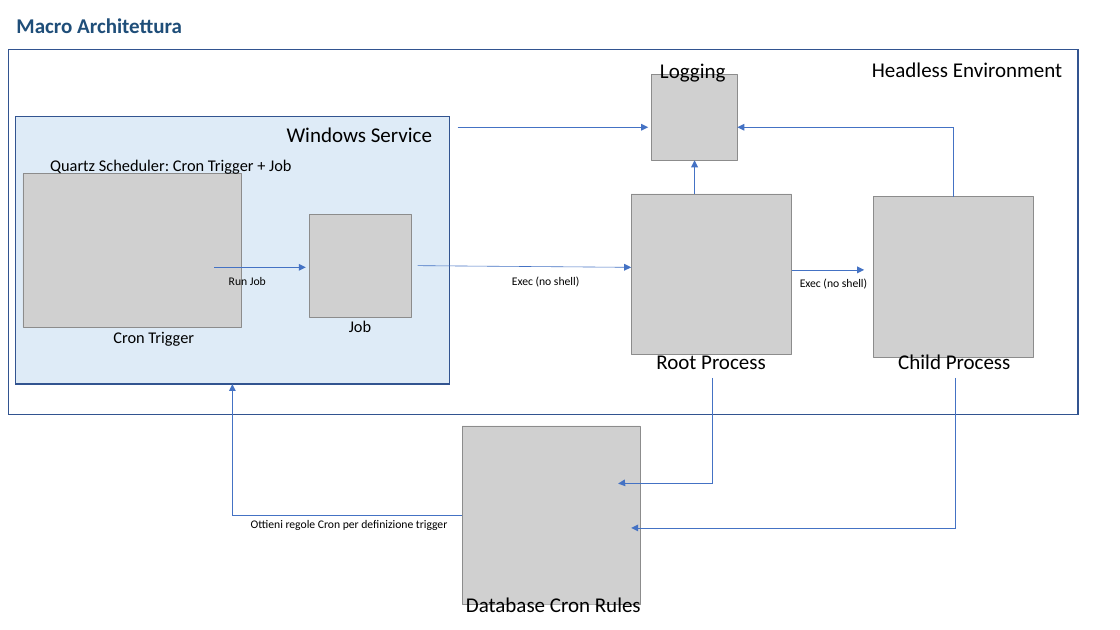
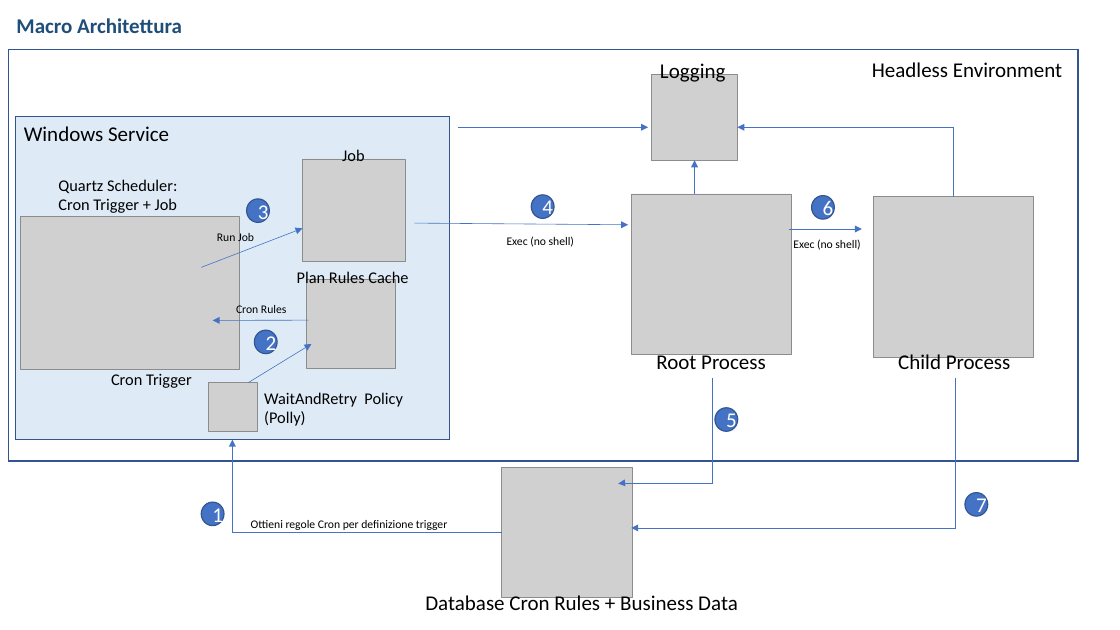
Before and after one commit to gimmi-tiozzo/Quartz.WindowsService, a slide deck: slide 1 of Documents/Quick_Analisi_V1.0.pptx. Drawn at 1120x630 pixels with LibreOffice and Linux fonts; fonts in the diff are those of the drawing; grey boxes stand for pictures. Boxes give left, top, right and bottom in pixels: in the first picture for what was removed or moved away, otherwise in the second. Text is boxed around its words. In the diff, an @@ line names an element or a change of style, - is before the commit and + after.

```diff
--- a/Documents/Quick_Analisi_V1.0.pptx
+++ b/Documents/Quick_Analisi_V1.0.pptx
@@ rectangle: place and size @@
-rectangle at [8, 50, 1079, 414]
+rectangle at [8, 50, 1079, 461]
@@ rectangle: place and size @@
-rectangle at [15, 117, 449, 384]
+rectangle at [15, 117, 449, 439]
@@ text "Windows Service": place and size @@
-text "Windows Service" at [287, 127, 432, 142]
+text "Windows Service" at [24, 126, 169, 141]
@@ text "Job": place and size @@
-text "Job" at [349, 320, 371, 332]
+text "Job" at [342, 149, 364, 161]
@@ text at [58, 179, 177, 213]: text changed @@
-Quartz Scheduler: Cron Trigger + Job
+Quartz Scheduler:
+Cron Trigger + Job
@@ picture: place and size @@
-picture at [309, 214, 412, 317]
+picture at [302, 159, 405, 261]
@@ ellipse added at [247, 199, 270, 223], fill #4472C4, outline #325491 1 pt, 18 pt, text #FFFFFF @@
+3
@@ ellipse added at [531, 195, 554, 218], fill #4472C4, outline #325491 1 pt, 18 pt, text #FFFFFF @@
+4
@@ ellipse added at [812, 196, 834, 219], fill #4472C4, outline #325491 1 pt, 18 pt, text #FFFFFF @@
+6
@@ picture: place and size @@
-picture at [23, 174, 241, 327]
+picture at [20, 216, 239, 369]
@@ arrow moved from (214, 267) - (306, 267) to (202, 267) - (302, 229) @@
@@ text "Run Job": place and size @@
-text "Run Job" at [229, 275, 266, 288]
+text "Run Job" at [217, 231, 254, 244]
@@ arrow moved from (418, 266) - (631, 267) to (414, 223) - (628, 225) @@
@@ text "Exec (no shell)": place and size @@
-text "Exec (no shell)" at [512, 276, 579, 287]
+text "Exec (no shell)" at [507, 236, 574, 247]
@@ text "Exec (no shell)": place and size @@
-text "Exec (no shell)" at [800, 278, 867, 289]
+text "Exec (no shell)" at [793, 239, 860, 250]
@@ arrow moved from (791, 270) - (865, 270) to (790, 229) - (862, 229) @@
@@ text added at [297, 271, 408, 288], 14 pt, text #000000 @@
+Plan Rules Cache
@@ picture added at [306, 280, 395, 369] @@
@@ arrow added from (308, 320) to (213, 320), #4472C4 0.5 pt @@
@@ text added at [236, 303, 286, 316], 10 pt, text #000000 @@
+Cron Rules
@@ arrow added from (249, 382) to (312, 344), #4472C4 0.5 pt @@
@@ ellipse added at [255, 330, 277, 354], fill #4472C4, outline #325491 1 pt, 18 pt, text #FFFFFF @@
+2
@@ text "Cron Trigger": place and size @@
-text "Cron Trigger" at [113, 332, 194, 346]
+text "Cron Trigger" at [111, 374, 192, 388]
@@ picture added at [208, 383, 257, 432] @@
@@ text added at [264, 392, 403, 426], 14 pt, text #000000 @@
+WaitAndRetry Policy
+(Polly)
@@ ellipse added at [715, 408, 738, 431], fill #4472C4, outline #325491 1 pt, 18 pt, text #FFFFFF @@
+5
@@ elbow arrow moved from (462, 515) - (233, 384) to (502, 533) - (233, 439) @@
@@ picture: place and size @@
-picture at [462, 426, 640, 604]
+picture at [502, 468, 632, 598]
@@ ellipse added at [202, 502, 224, 526], fill #4472C4, outline #325491 1 pt, 18 pt, text #FFFFFF @@
+1
@@ ellipse added at [965, 492, 988, 516], fill #4472C4, outline #325491 1 pt, 18 pt, text #FFFFFF @@
+7
@@ text at [425, 593, 738, 610]: text changed @@
-Database Cron Rules
+Database Cron Rules + Business Data
```
Also in this commit, not shown: 1 other slide changed.
